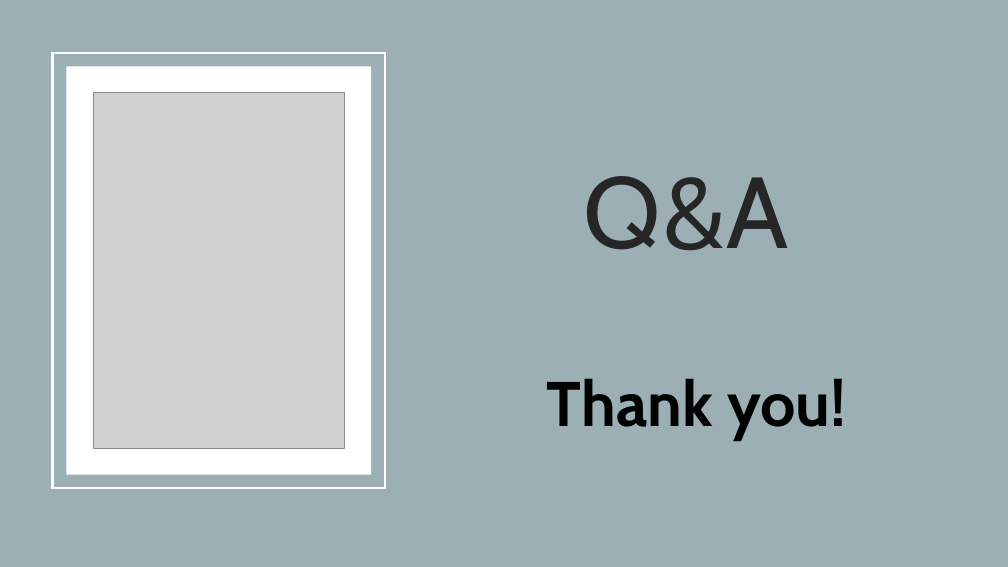
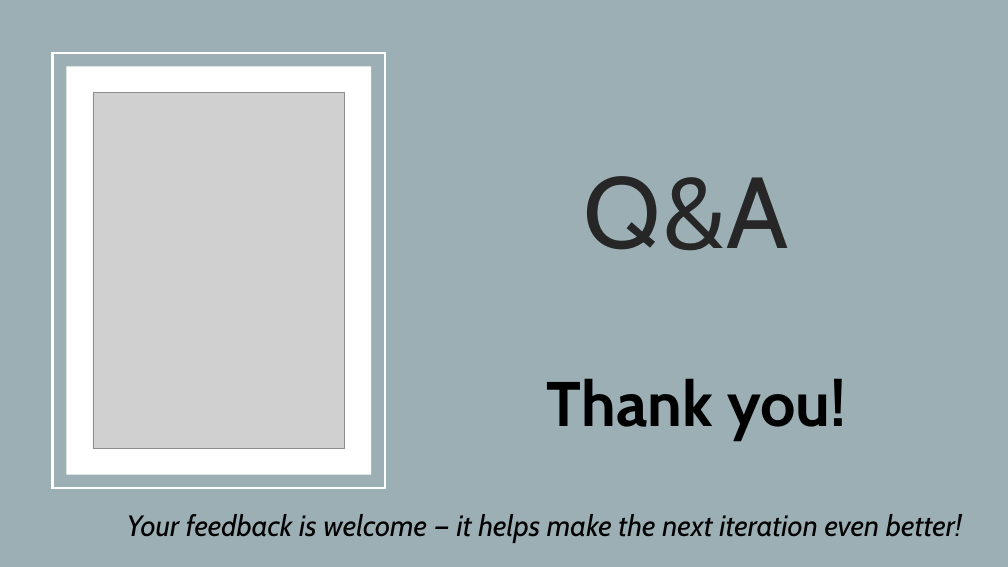
Before and after one commit to Yan1702/IOD17Feb, a slide deck: slide 13 of MiniProject1/MiniProject1_Presentation.pptx. Drawn at 1008x567 pixels with LibreOffice and Linux fonts; fonts in the diff are those of the drawing; grey boxes stand for pictures. Boxes give left, top, right and bottom in pixels: in the first picture for what was removed or moved away, otherwise in the second. Text is boxed around its words. In the diff, an @@ line names an element or a change of style, - is before the commit and + after.

```diff
--- a/MiniProject1/MiniProject1_Presentation.pptx
+++ b/MiniProject1/MiniProject1_Presentation.pptx
@@ text added at [127,514,962,543], 28 pt, text #000000, italic @@
+Your feedback is welcome — it helps make the next iteration even better!
```
Also in this commit, not shown: 8 other slides changed, 1 other file.
